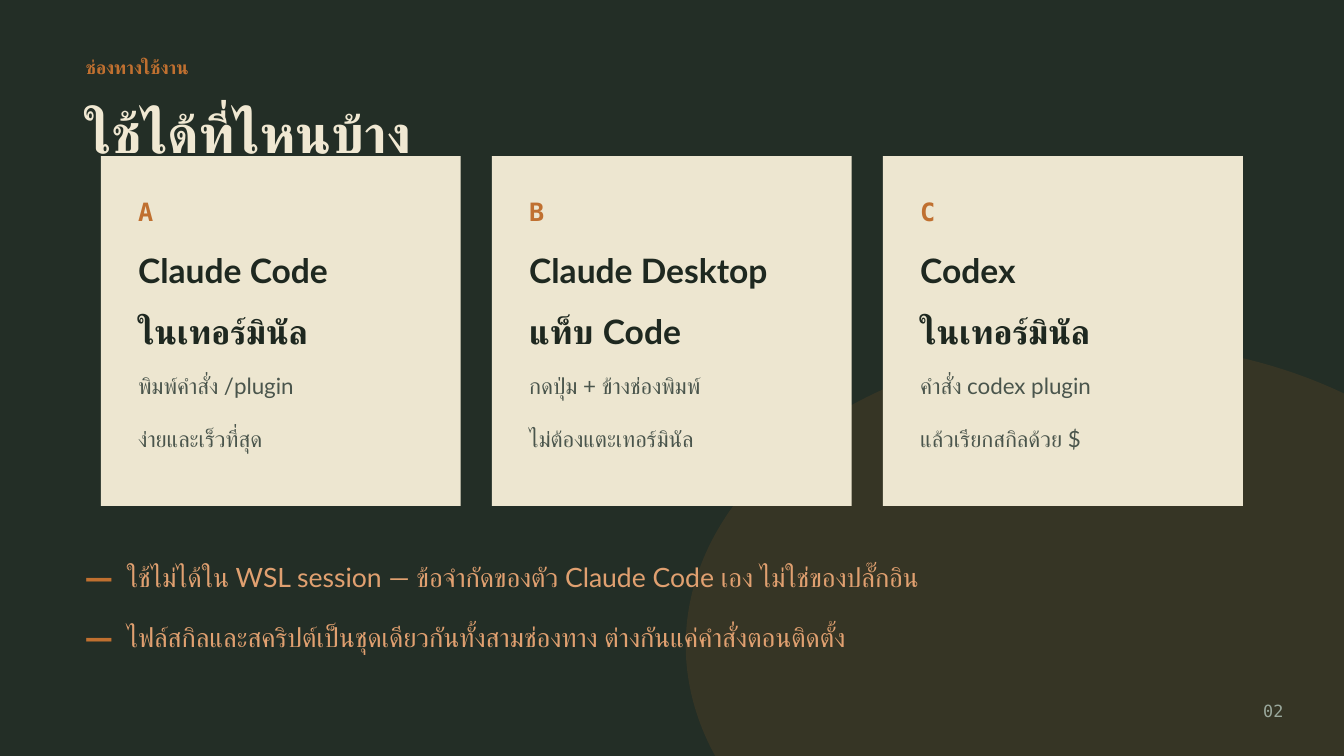
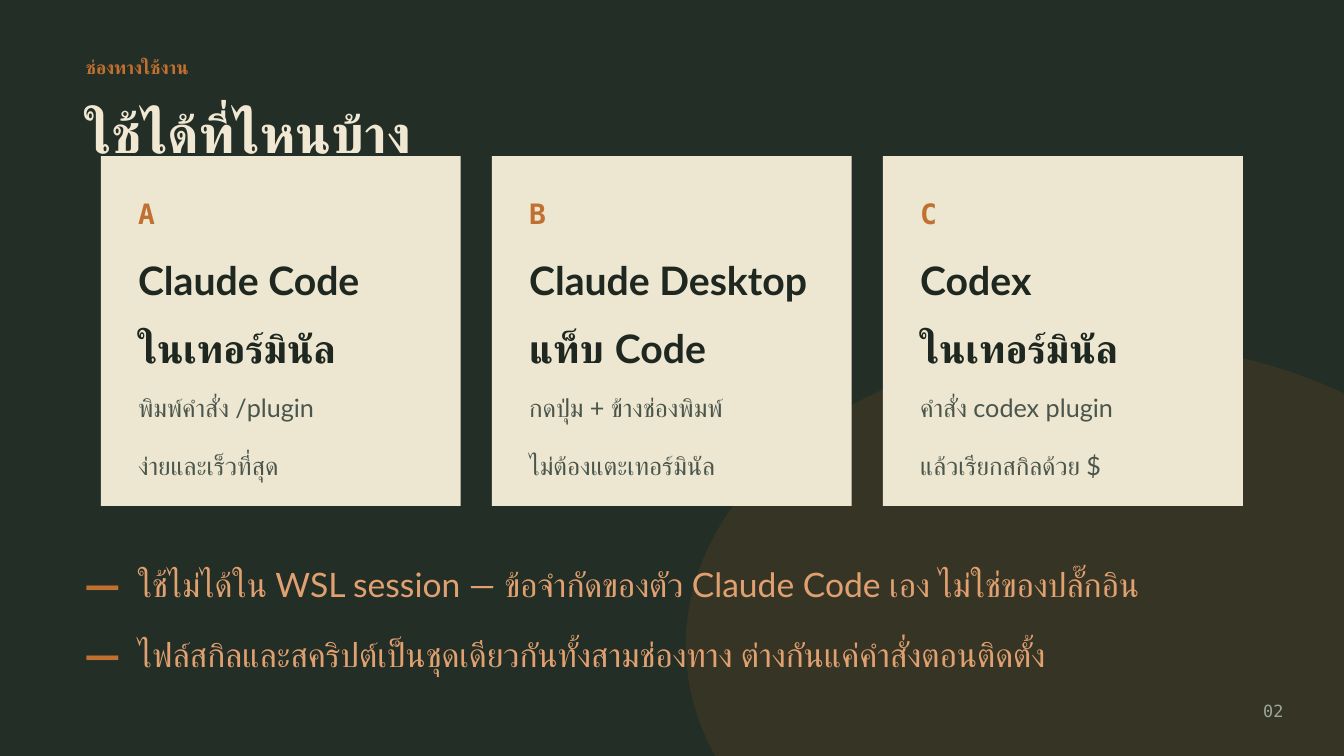
Before and after one commit to BoonchuTummeng/stock-deepdive, a slide deck: slide 3 of docs/stock-deepdive-guide.pptx. Drawn at 1344x756 pixels with LibreOffice and Linux fonts; fonts in the diff are those of the drawing. Boxes give left, top, right and bottom in pixels: in the first picture for what was removed or moved away, otherwise in the second. Text is boxed around its words. In the diff, an @@ line names an element or a change of style, - is before the commit and + after.

```diff
--- a/docs/stock-deepdive-guide.pptx
+++ b/docs/stock-deepdive-guide.pptx
@@ text "A" at box(138, 203, 359, 482): size 18 to 20 pt in "A"; size 24 to 28 pt in "Claude Code ในเทอร์มินัล"; size 16 to 18 pt in "พิมพ์คำสั่ง /plugin ง่ายและเร็วที่สุด" @@
@@ text "B" at box(529, 203, 807, 476): size 18 to 20 pt in "B"; size 24 to 28 pt in "Claude Desktop แท็บ Code"; size 16 to 18 pt in "กดปุ่ม + ข้างช่องพิมพ์ ไม่ต้องแตะเทอร์มินัล" @@
@@ text "C" at box(920, 203, 1118, 475): size 18 to 20 pt in "C"; size 24 to 28 pt in "Codex ในเทอร์มินัล"; size 16 to 18 pt in "คำสั่ง codex plugin แล้วเรียกสกิลด้วย $" @@
@@ text "— ใช้ไม่ได้ใน WSL session — ..." at box(138, 571, 1139, 676): size 19 to 24 pt @@
```
Also in this commit, not shown: 6 other slides changed, 10 slides added, 3 slides removed, 2 other files.
